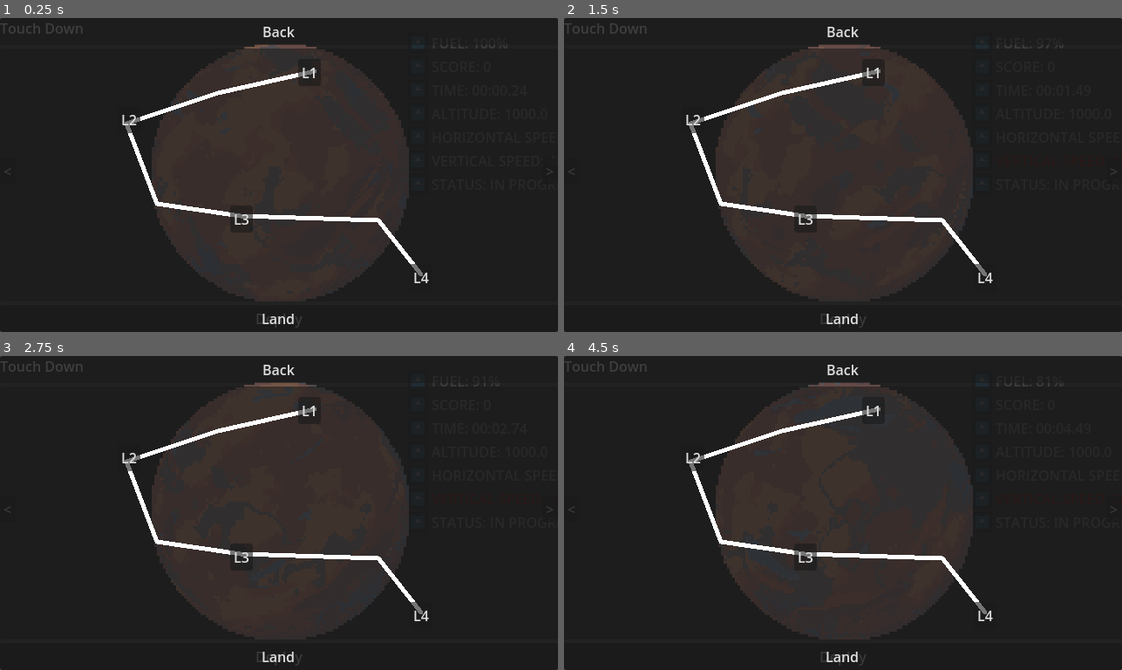
Above: before the commit, frames 1-4 (two rows, left to right).
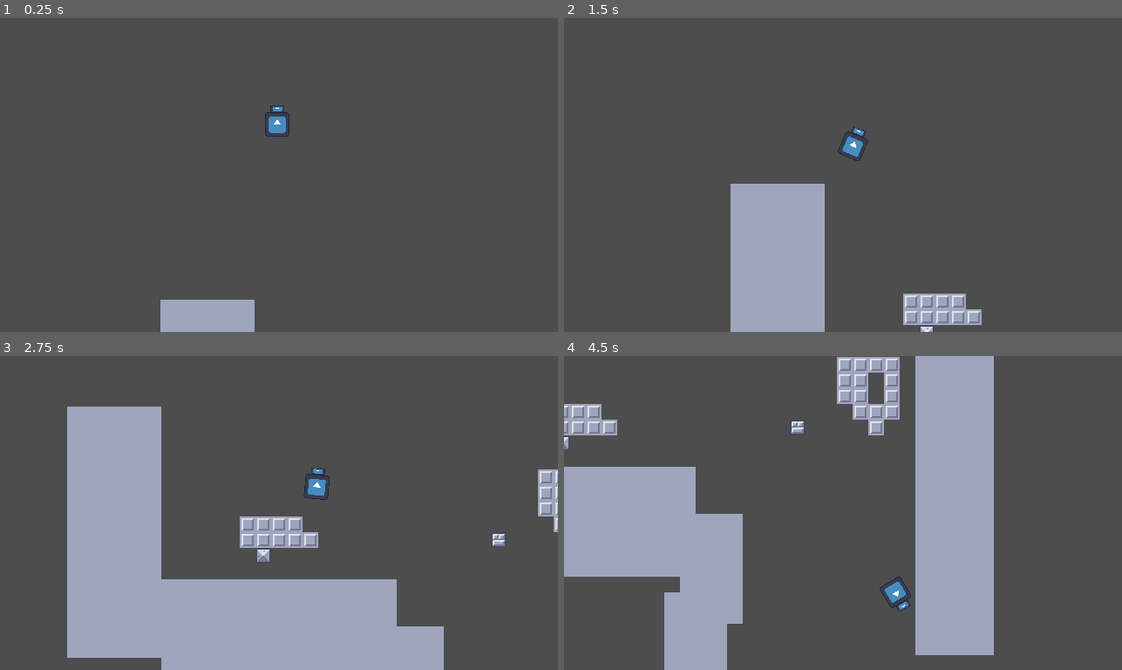
Above: after the commit, the same moments.

Repository: IvanoiuPetrut/touchdown
Game: Godot game, scene res://scenes/game.tscn
Same seed, same stepped clock (60 frames per second), same inputs: the game is played once before the commit and once after it. The engine's default icon, where the game draws it, is replaced by a stand-in: a white triangle on a blue panel in a dark square.
Inputs (mouse positions are in pixels of both pictures, inside the frame that each line leads up to):
- Up to frame 1 (0.25 s): no input
- Up to frame 2 (1.5 s): click (569, 171) at 0.5 s, where only the run before the commit has a clickable "<"; hold E (rotate_right) from 1.28 s (still down); hold Space (boost) from 1.28 s (still down)
- Up to frame 3 (2.75 s): release E (rotate_right) at 2.03 s; release Space (boost) at 2.03 s; hold Q (rotate_left) from 2.03 s (still down); tap Space (boost) at 2.1 s
- Up to frame 4 (4.5 s): release Q (rotate_left) at 2.78 s; hold Space (boost) 2.78-3.53 s; hold E (rotate_right) 2.78-4.28 s; tap Space (boost) at 3.6 s; hold Q (rotate_left) from 4.28 s (still down); hold Space (boost) from 4.28 s (still down)

The runs differ from the first frame. In frame 1, 100% of the frame differs, in the area x 0-100%, y 0-100%; in frame 2, 100%; in frame 3, 100%; in frame 4, 100%.

Commit message:
feat: add load level functionality

Diff:
--- a/scenes/game.tscn
+++ b/scenes/game.tscn
@@ -9,6 +9,7 @@
 script = ExtResource("1_iywne")
 
 [node name="World2D" type="Node2D" parent="."]
+unique_name_in_owner = true
 
 [node name="Player" parent="World2D" instance=ExtResource("1_uwrxv")]
 unique_name_in_owner = true
@@ -26,5 +27,7 @@
 
 [node name="GameUi" parent="GUI" instance=ExtResource("1_lbhrr")]
 unique_name_in_owner = true
+visible = false
 
 [node name="MenuUi" parent="GUI" instance=ExtResource("3_p57ef")]
+visible = false
--- a/scenes/menu_ui.tscn
+++ b/scenes/menu_ui.tscn
@@ -5,30 +5,34 @@
 [ext_resource type="Texture2D" uid="uid://cwx8do1hurwi0" path="res://assets/sprites/worlds/world_1.png" id="2_tner2"]
 [ext_resource type="Texture2D" uid="uid://d24qb5eiqr2vn" path="res://assets/sprites/worlds/world_3.png" id="4_3y6qt"]
 
+[sub_resource type="AtlasTexture" id="AtlasTexture_3rg1l"]
+atlas = ExtResource("2_tner2")
+region = Rect2(864, 0, 96, 96)
+
+[sub_resource type="AtlasTexture" id="AtlasTexture_oa3d6"]
+atlas = ExtResource("2_tner2")
+region = Rect2(0, 0, 96, 96)
+
+[sub_resource type="AtlasTexture" id="AtlasTexture_m2dew"]
+atlas = ExtResource("2_tner2")
+region = Rect2(96, 0, 96, 96)
+
+[sub_resource type="AtlasTexture" id="AtlasTexture_a4f11"]
+atlas = ExtResource("2_tner2")
+region = Rect2(192, 0, 96, 96)
+
+[sub_resource type="AtlasTexture" id="AtlasTexture_c7rnr"]
+atlas = ExtResource("2_tner2")
+region = Rect2(288, 0, 96, 96)
+
+[sub_resource type="AtlasTexture" id="AtlasTexture_c21ss"]
+atlas = ExtResource("2_tner2")
+region = Rect2(384, 0, 96, 96)
+
 [sub_resource type="AtlasTexture" id="AtlasTexture_pvt8j"]
 atlas = ExtResource("2_tner2")
 region = Rect2(480, 0, 96, 96)
 
-[sub_resource type="AtlasTexture" id="AtlasTexture_oa3d6"]
-atlas = ExtResource("2_tner2")
-region = Rect2(0, 0, 96, 96)
-
-[sub_resource type="AtlasTexture" id="AtlasTexture_m2dew"]
-atlas = ExtResource("2_tner2")
-region = Rect2(96, 0, 96, 96)
-
-[sub_resource type="AtlasTexture" id="AtlasTexture_a4f11"]
-atlas = ExtResource("2_tner2")
-region = Rect2(192, 0, 96, 96)
-
-[sub_resource type="AtlasTexture" id="AtlasTexture_c7rnr"]
-atlas = ExtResource("2_tner2")
-region = Rect2(288, 0, 96, 96)
-
-[sub_resource type="AtlasTexture" id="AtlasTexture_c21ss"]
-atlas = ExtResource("2_tner2")
-region = Rect2(384, 0, 96, 96)
-
 [sub_resource type="AtlasTexture" id="AtlasTexture_c53tk"]
 atlas = ExtResource("2_tner2")
 region = Rect2(576, 0, 96, 96)
@@ -40,10 +44,6 @@
 [sub_resource type="AtlasTexture" id="AtlasTexture_60qor"]
 atlas = ExtResource("2_tner2")
 region = Rect2(768, 0, 96, 96)
-
-[sub_resource type="AtlasTexture" id="AtlasTexture_3rg1l"]
-atlas = ExtResource("2_tner2")
-region = Rect2(864, 0, 96, 96)
 
 [sub_resource type="AtlasTexture" id="AtlasTexture_ou5v3"]
 atlas = ExtResource("2_tner2")
@@ -363,118 +363,122 @@
 "speed": 5.0
 }]
 
+[sub_resource type="AtlasTexture" id="AtlasTexture_omwhv"]
+atlas = ExtResource("1_tner2")
+region = Rect2(3168, 0, 96, 96)
+
+[sub_resource type="AtlasTexture" id="AtlasTexture_tner2"]
+atlas = ExtResource("1_tner2")
+region = Rect2(0, 0, 96, 96)
+
+[sub_resource type="AtlasTexture" id="AtlasTexture_3y6qt"]
+atlas = ExtResource("1_tner2")
+region = Rect2(96, 0, 96, 96)
+
+[sub_resource type="AtlasTexture" id="AtlasTexture_ld3xo"]
+atlas = ExtResource("1_tner2")
+region = Rect2(192, 0, 96, 96)
+
+[sub_resource type="AtlasTexture" id="AtlasTexture_whfv8"]
+atlas = ExtResource("1_tner2")
+region = Rect2(288, 0, 96, 96)
+
+[sub_resource type="AtlasTexture" id="AtlasTexture_lhxwq"]
+atlas = ExtResource("1_tner2")
+region = Rect2(384, 0, 96, 96)
+
+[sub_resource type="AtlasTexture" id="AtlasTexture_arfuo"]
+atlas = ExtResource("1_tner2")
+region = Rect2(480, 0, 96, 96)
+
+[sub_resource type="AtlasTexture" id="AtlasTexture_1a8bf"]
+atlas = ExtResource("1_tner2")
+region = Rect2(576, 0, 96, 96)
+
+[sub_resource type="AtlasTexture" id="AtlasTexture_21uf5"]
+atlas = ExtResource("1_tner2")
+region = Rect2(672, 0, 96, 96)
+
+[sub_resource type="AtlasTexture" id="AtlasTexture_x8av1"]
+atlas = ExtResource("1_tner2")
+region = Rect2(768, 0, 96, 96)
+
+[sub_resource type="AtlasTexture" id="AtlasTexture_yhjg7"]
+atlas = ExtResource("1_tner2")
+region = Rect2(864, 0, 96, 96)
+
+[sub_resource type="AtlasTexture" id="AtlasTexture_gvhmp"]
+atlas = ExtResource("1_tner2")
+region = Rect2(960, 0, 96, 96)
+
+[sub_resource type="AtlasTexture" id="AtlasTexture_nyb0i"]
+atlas = ExtResource("1_tner2")
+region = Rect2(1056, 0, 96, 96)
+
+[sub_resource type="AtlasTexture" id="AtlasTexture_e5886"]
+atlas = ExtResource("1_tner2")
+region = Rect2(1152, 0, 96, 96)
+
+[sub_resource type="AtlasTexture" id="AtlasTexture_a478g"]
+atlas = ExtResource("1_tner2")
+region = Rect2(1248, 0, 96, 96)
+
+[sub_resource type="AtlasTexture" id="AtlasTexture_4cwwr"]
+atlas = ExtResource("1_tner2")
+region = Rect2(1344, 0, 96, 96)
+
+[sub_resource type="AtlasTexture" id="AtlasTexture_ofhdd"]
+atlas = ExtResource("1_tner2")
+region = Rect2(1440, 0, 96, 96)
+
+[sub_resource type="AtlasTexture" id="AtlasTexture_ucw02"]
+atlas = ExtResource("1_tner2")
+region = Rect2(1536, 0, 96, 96)
+
+[sub_resource type="AtlasTexture" id="AtlasTexture_7hjnm"]
+atlas = ExtResource("1_tner2")
+region = Rect2(1632, 0, 96, 96)
+
+[sub_resource type="AtlasTexture" id="AtlasTexture_l5apq"]
+atlas = ExtResource("1_tner2")
+region = Rect2(1728, 0, 96, 96)
+
+[sub_resource type="AtlasTexture" id="AtlasTexture_3fhk7"]
+atlas = ExtResource("1_tner2")
+region = Rect2(1824, 0, 96, 96)
+
+[sub_resource type="AtlasTexture" id="AtlasTexture_ldxmc"]
+atlas = ExtResource("1_tner2")
+region = Rect2(1920, 0, 96, 96)
+
+[sub_resource type="AtlasTexture" id="AtlasTexture_o0is4"]
+atlas = ExtResource("1_tner2")
+region = Rect2(2016, 0, 96, 96)
+
+[sub_resource type="AtlasTexture" id="AtlasTexture_wiru8"]
+atlas = ExtResource("1_tner2")
+region = Rect2(2112, 0, 96, 96)
+
+[sub_resource type="AtlasTexture" id="AtlasTexture_gsiph"]
+atlas = ExtResource("1_tner2")
+region = Rect2(2208, 0, 96, 96)
+
+[sub_resource type="AtlasTexture" id="AtlasTexture_g765f"]
+atlas = ExtResource("1_tner2")
+region = Rect2(2304, 0, 96, 96)
+
+[sub_resource type="AtlasTexture" id="AtlasTexture_buf4k"]
+atlas = ExtResource("1_tner2")
+region = Rect2(2400, 0, 96, 96)
+
+[sub_resource type="AtlasTexture" id="AtlasTexture_dvoa0"]
+atlas = ExtResource("1_tner2")
+region = Rect2(2496, 0, 96, 96)
+
 [sub_resource type="AtlasTexture" id="AtlasTexture_mixca"]
 atlas = ExtResource("1_tner2")
 region = Rect2(2592, 0, 96, 96)
 
-[sub_resource type="AtlasTexture" id="AtlasTexture_tner2"]
-atlas = ExtResource("1_tner2")
-region = Rect2(0, 0, 96, 96)
-
-[sub_resource type="AtlasTexture" id="AtlasTexture_3y6qt"]
-atlas = ExtResource("1_tner2")
-region = Rect2(96, 0, 96, 96)
-
-[sub_resource type="AtlasTexture" id="AtlasTexture_ld3xo"]
-atlas = ExtResource("1_tner2")
-region = Rect2(192, 0, 96, 96)
-
-[sub_resource type="AtlasTexture" id="AtlasTexture_whfv8"]
-atlas = ExtResource("1_tner2")
-region = Rect2(288, 0, 96, 96)
-
-[sub_resource type="AtlasTexture" id="AtlasTexture_lhxwq"]
-atlas = ExtResource("1_tner2")
-region = Rect2(384, 0, 96, 96)
-
-[sub_resource type="AtlasTexture" id="AtlasTexture_arfuo"]
-atlas = ExtResource("1_tner2")
-region = Rect2(480, 0, 96, 96)
-
-[sub_resource type="AtlasTexture" id="AtlasTexture_1a8bf"]
-atlas = ExtResource("1_tner2")
-region = Rect2(576, 0, 96, 96)
-
-[sub_resource type="AtlasTexture" id="AtlasTexture_21uf5"]
-atlas = ExtResource("1_tner2")
-region = Rect2(672, 0, 96, 96)
-
-[sub_resource type="AtlasTexture" id="AtlasTexture_x8av1"]
-atlas = ExtResource("1_tner2")
-region = Rect2(768, 0, 96, 96)
-
-[sub_resource type="AtlasTexture" id="AtlasTexture_yhjg7"]
-atlas = ExtResource("1_tner2")
-region = Rect2(864, 0, 96, 96)
-
-[sub_resource type="AtlasTexture" id="AtlasTexture_gvhmp"]
-atlas = ExtResource("1_tner2")
-region = Rect2(960, 0, 96, 96)
-
-[sub_resource type="AtlasTexture" id="AtlasTexture_nyb0i"]
-atlas = ExtResource("1_tner2")
-region = Rect2(1056, 0, 96, 96)
-
-[sub_resource type="AtlasTexture" id="AtlasTexture_e5886"]
-atlas = ExtResource("1_tner2")
-region = Rect2(1152, 0, 96, 96)
-
-[sub_resource type="AtlasTexture" id="AtlasTexture_a478g"]
-atlas = ExtResource("1_tner2")
-region = Rect2(1248, 0, 96, 96)
-
-[sub_resource type="AtlasTexture" id="AtlasTexture_4cwwr"]
-atlas = ExtResource("1_tner2")
-region = Rect2(1344, 0, 96, 96)
-
-[sub_resource type="AtlasTexture" id="AtlasTexture_ofhdd"]
-atlas = ExtResource("1_tner2")
-region = Rect2(1440, 0, 96, 96)
-
-[sub_resource type="AtlasTexture" id="AtlasTexture_ucw02"]
-atlas = ExtResource("1_tner2")
-region = Rect2(1536, 0, 96, 96)
-
-[sub_resource type="AtlasTexture" id="AtlasTexture_7hjnm"]
-atlas = ExtResource("1_tner2")
-region = Rect2(1632, 0, 96, 96)
-
-[sub_resource type="AtlasTexture" id="AtlasTexture_l5apq"]
-atlas = ExtResource("1_tner2")
-region = Rect2(1728, 0, 96, 96)
-
-[sub_resource type="AtlasTexture" id="AtlasTexture_3fhk7"]
-atlas = ExtResource("1_tner2")
-region = Rect2(1824, 0, 96, 96)
-
-[sub_resource type="AtlasTexture" id="AtlasTexture_ldxmc"]
-atlas = ExtResource("1_tner2")
-region = Rect2(1920, 0, 96, 96)
-
-[sub_resource type="AtlasTexture" id="AtlasTexture_o0is4"]
-atlas = ExtResource("1_tner2")
-region = Rect2(2016, 0, 96, 96)
-
-[sub_resource type="AtlasTexture" id="AtlasTexture_wiru8"]
-atlas = ExtResource("1_tner2")
-region = Rect2(2112, 0, 96, 96)
-
-[sub_resource type="AtlasTexture" id="AtlasTexture_gsiph"]
-atlas = ExtResource("1_tner2")
-region = Rect2(2208, 0, 96, 96)
-
-[sub_resource type="AtlasTexture" id="AtlasTexture_g765f"]
-atlas = ExtResource("1_tner2")
-region = Rect2(2304, 0, 96, 96)
-
-[sub_resource type="AtlasTexture" id="AtlasTexture_buf4k"]
-atlas = ExtResource("1_tner2")
-region = Rect2(2400, 0, 96, 96)
-
-[sub_resource type="AtlasTexture" id="AtlasTexture_dvoa0"]
-atlas = ExtResource("1_tner2")
-region = Rect2(2496, 0, 96, 96)
-
 [sub_resource type="AtlasTexture" id="AtlasTexture_7tab5"]
 atlas = ExtResource("1_tner2")
 region = Rect2(2688, 0, 96, 96)
@@ -494,10 +498,6 @@
 [sub_resource type="AtlasTexture" id="AtlasTexture_73fxr"]
 atlas = ExtResource("1_tner2")
 region = Rect2(3072, 0, 96, 96)
-
-[sub_resource type="AtlasTexture" id="AtlasTexture_omwhv"]
-atlas = ExtResource("1_tner2")
-region = Rect2(3168, 0, 96, 96)
 
 [sub_resource type="AtlasTexture" id="AtlasTexture_eomnf"]
 atlas = ExtResource("1_tner2")
@@ -721,118 +721,122 @@
 "speed": 7.0
 }]
 
+[sub_resource type="AtlasTexture" id="AtlasTexture_lvtpo"]
+atlas = ExtResource("4_3y6qt")
+region = Rect2(3168, 0, 96, 96)
+
+[sub_resource type="AtlasTexture" id="AtlasTexture_ljdrx"]
+atlas = ExtResource("4_3y6qt")
+region = Rect2(0, 0, 96, 96)
+
+[sub_resource type="AtlasTexture" id="AtlasTexture_1fdgy"]
+atlas = ExtResource("4_3y6qt")
+region = Rect2(96, 0, 96, 96)
+
+[sub_resource type="AtlasTexture" id="AtlasTexture_xlb21"]
+atlas = ExtResource("4_3y6qt")
+region = Rect2(192, 0, 96, 96)
+
+[sub_resource type="AtlasTexture" id="AtlasTexture_mmd6c"]
+atlas = ExtResource("4_3y6qt")
+region = Rect2(288, 0, 96, 96)
+
+[sub_resource type="AtlasTexture" id="AtlasTexture_7sj17"]
+atlas = ExtResource("4_3y6qt")
+region = Rect2(384, 0, 96, 96)
+
+[sub_resource type="AtlasTexture" id="AtlasTexture_1rfgo"]
+atlas = ExtResource("4_3y6qt")
+region = Rect2(480, 0, 96, 96)
+
+[sub_resource type="AtlasTexture" id="AtlasTexture_a5dhk"]
+atlas = ExtResource("4_3y6qt")
+region = Rect2(576, 0, 96, 96)
+
+[sub_resource type="AtlasTexture" id="AtlasTexture_4dp32"]
+atlas = ExtResource("4_3y6qt")
+region = Rect2(672, 0, 96, 96)
+
+[sub_resource type="AtlasTexture" id="AtlasTexture_rfnye"]
+atlas = ExtResource("4_3y6qt")
+region = Rect2(768, 0, 96, 96)
+
+[sub_resource type="AtlasTexture" id="AtlasTexture_1slev"]
+atlas = ExtResource("4_3y6qt")
+region = Rect2(864, 0, 96, 96)
+
+[sub_resource type="AtlasTexture" id="AtlasTexture_cj131"]
+atlas = ExtResource("4_3y6qt")
+region = Rect2(960, 0, 96, 96)
+
+[sub_resource type="AtlasTexture" id="AtlasTexture_rpxx4"]
+atlas = ExtResource("4_3y6qt")
+region = Rect2(1056, 0, 96, 96)
+
+[sub_resource type="AtlasTexture" id="AtlasTexture_t78hc"]
+atlas = ExtResource("4_3y6qt")
+region = Rect2(1152, 0, 96, 96)
+
+[sub_resource type="AtlasTexture" id="AtlasTexture_u84mi"]
+atlas = ExtResource("4_3y6qt")
+region = Rect2(1248, 0, 96, 96)
+
+[sub_resource type="AtlasTexture" id="AtlasTexture_o2eur"]
+atlas = ExtResource("4_3y6qt")
+region = Rect2(1344, 0, 96, 96)
+
+[sub_resource type="AtlasTexture" id="AtlasTexture_klmim"]
+atlas = ExtResource("4_3y6qt")
+region = Rect2(1440, 0, 96, 96)
+
+[sub_resource type="AtlasTexture" id="AtlasTexture_tuk1g"]
+atlas = ExtResource("4_3y6qt")
+region = Rect2(1536, 0, 96, 96)
+
+[sub_resource type="AtlasTexture" id="AtlasTexture_osxti"]
+atlas = ExtResource("4_3y6qt")
+region = Rect2(1632, 0, 96, 96)
+
+[sub_resource type="AtlasTexture" id="AtlasTexture_1fo2t"]
+atlas = ExtResource("4_3y6qt")
+region = Rect2(1728, 0, 96, 96)
+
+[sub_resource type="AtlasTexture" id="AtlasTexture_xyigp"]
+atlas = ExtResource("4_3y6qt")
+region = Rect2(1824, 0, 96, 96)
+
+[sub_resource type="AtlasTexture" id="AtlasTexture_jl5i1"]
+atlas = ExtResource("4_3y6qt")
+region = Rect2(1920, 0, 96, 96)
+
+[sub_resource type="AtlasTexture" id="AtlasTexture_o0w74"]
+atlas = ExtResource("4_3y6qt")
+region = Rect2(2016, 0, 96, 96)
+
+[sub_resource type="AtlasTexture" id="AtlasTexture_mr7vo"]
+atlas = ExtResource("4_3y6qt")
+region = Rect2(2112, 0, 96, 96)
+
+[sub_resource type="AtlasTexture" id="AtlasTexture_lje4x"]
+atlas = ExtResource("4_3y6qt")
+region = Rect2(2208, 0, 96, 96)
+
+[sub_resource type="AtlasTexture" id="AtlasTexture_3aq1v"]
+atlas = ExtResource("4_3y6qt")
+region = Rect2(2304, 0, 96, 96)
+
+[sub_resource type="AtlasTexture" id="AtlasTexture_7kcea"]
+atlas = ExtResource("4_3y6qt")
+region = Rect2(2400, 0, 96, 96)
+
+[sub_resource type="AtlasTexture" id="AtlasTexture_v0tb3"]
+atlas = ExtResource("4_3y6qt")
+region = Rect2(2496, 0, 96, 96)
+
 [sub_resource type="AtlasTexture" id="AtlasTexture_2dvn2"]
 atlas = ExtResource("4_3y6qt")
 region = Rect2(2592, 0, 96, 96)
 
-[sub_resource type="AtlasTexture" id="AtlasTexture_ljdrx"]
-atlas = ExtResource("4_3y6qt")
-region = Rect2(0, 0, 96, 96)
-
-[sub_resource type="AtlasTexture" id="AtlasTexture_1fdgy"]
-atlas = ExtResource("4_3y6qt")
-region = Rect2(96, 0, 96, 96)
-
-[sub_resource type="AtlasTexture" id="AtlasTexture_xlb21"]
-atlas = ExtResource("4_3y6qt")
-region = Rect2(192, 0, 96, 96)
-
-[sub_resource type="AtlasTexture" id="AtlasTexture_mmd6c"]
-atlas = ExtResource("4_3y6qt")
-region = Rect2(288, 0, 96, 96)
-
-[sub_resource type="AtlasTexture" id="AtlasTexture_7sj17"]
-atlas = ExtResource("4_3y6qt")
-region = Rect2(384, 0, 96, 96)
-
-[sub_resource type="AtlasTexture" id="AtlasTexture_1rfgo"]
-atlas = ExtResource("4_3y6qt")
-region = Rect2(480, 0, 96, 96)
-
-[sub_resource type="AtlasTexture" id="AtlasTexture_a5dhk"]
-atlas = ExtResource("4_3y6qt")
-region = Rect2(576, 0, 96, 96)
-
-[sub_resource type="AtlasTexture" id="AtlasTexture_4dp32"]
-atlas = ExtResource("4_3y6qt")
-region = Rect2(672, 0, 96, 96)
-
-[sub_resource type="AtlasTexture" id="AtlasTexture_rfnye"]
-atlas = ExtResource("4_3y6qt")
-region = Rect2(768, 0, 96, 96)
-
-[sub_resource type="AtlasTexture" id="AtlasTexture_1slev"]
-atlas = ExtResource("4_3y6qt")
-region = Rect2(864, 0, 96, 96)
-
-[sub_resource type="AtlasTexture" id="AtlasTexture_cj131"]
-atlas = ExtResource("4_3y6qt")
-region = Rect2(960, 0, 96, 96)
-
-[sub_resource type="AtlasTexture" id="AtlasTexture_rpxx4"]
-atlas = ExtResource("4_3y6qt")
-region = Rect2(1056, 0, 96, 96)
-
-[sub_resource type="AtlasTexture" id="AtlasTexture_t78hc"]
-atlas = ExtResource("4_3y6qt")
-region = Rect2(1152, 0, 96, 96)
-
-[sub_resource type="AtlasTexture" id="AtlasTexture_u84mi"]
-atlas = ExtResource("4_3y6qt")
-region = Rect2(1248, 0, 96, 96)
-
-[sub_resource type="AtlasTexture" id="AtlasTexture_o2eur"]
-atlas = ExtResource("4_3y6qt")
-region = Rect2(1344, 0, 96, 96)
-
-[sub_resource type="AtlasTexture" id="AtlasTexture_klmim"]
-atlas = ExtResource("4_3y6qt")
-region = Rect2(1440, 0, 96, 96)
-
-[sub_resource type="AtlasTexture" id="AtlasTexture_tuk1g"]
-atlas = ExtResource("4_3y6qt")
-region = Rect2(1536, 0, 96, 96)
-
-[sub_resource type="AtlasTexture" id="AtlasTexture_osxti"]
-atlas = ExtResource("4_3y6qt")
-region = Rect2(1632, 0, 96, 96)
-
-[sub_resource type="AtlasTexture" id="AtlasTexture_1fo2t"]
-atlas = ExtResource("4_3y6qt")
-region = Rect2(1728, 0, 96, 96)
-
-[sub_resource type="AtlasTexture" id="AtlasTexture_xyigp"]
-atlas = ExtResource("4_3y6qt")
-region = Rect2(1824, 0, 96, 96)
-
-[sub_resource type="AtlasTexture" id="AtlasTexture_jl5i1"]
-atlas = ExtResource("4_3y6qt")
-region = Rect2(1920, 0, 96, 96)
-
-[sub_resource type="AtlasTexture" id="AtlasTexture_o0w74"]
-atlas = ExtResource("4_3y6qt")
-region = Rect2(2016, 0, 96, 96)
-
-[sub_resource type="AtlasTexture" id="AtlasTexture_mr7vo"]
-atlas = ExtResource("4_3y6qt")
-region = Rect2(2112, 0, 96, 96)
-
-[sub_resource type="AtlasTexture" id="AtlasTexture_lje4x"]
-atlas = ExtResource("4_3y6qt")
-region = Rect2(2208, 0, 96, 96)
-
-[sub_resource type="AtlasTexture" id="AtlasTexture_3aq1v"]
-atlas = ExtResource("4_3y6qt")
-region = Rect2(2304, 0, 96, 96)
-
-[sub_resource type="AtlasTexture" id="AtlasTexture_7kcea"]
-atlas = ExtResource("4_3y6qt")
-region = Rect2(2400, 0, 96, 96)
-
-[sub_resource type="AtlasTexture" id="AtlasTexture_v0tb3"]
-atlas = ExtResource("4_3y6qt")
-region = Rect2(2496, 0, 96, 96)
-
 [sub_resource type="AtlasTexture" id="AtlasTexture_k6wsw"]
 atlas = ExtResource("4_3y6qt")
 region = Rect2(2688, 0, 96, 96)
@@ -852,10 +856,6 @@
 [sub_resource type="AtlasTexture" id="AtlasTexture_g432k"]
 atlas = ExtResource("4_3y6qt")
 region = Rect2(3072, 0, 96, 96)
-
-[sub_resource type="AtlasTexture" id="AtlasTexture_lvtpo"]
-atlas = ExtResource("4_3y6qt")
-region = Rect2(3168, 0, 96, 96)
 
 [sub_resource type="AtlasTexture" id="AtlasTexture_jw7sn"]
 atlas = ExtResource("4_3y6qt")
@@ -1107,11 +1107,11 @@
 [node name="Planet1" type="TextureRect" parent="PanelContainerMenu/VBoxContainer/HBoxWorldSelector"]
 layout_mode = 2
 size_flags_horizontal = 6
-texture = SubResource("AtlasTexture_pvt8j")
+texture = SubResource("AtlasTexture_3rg1l")
 expand_mode = 2
 script = ExtResource("1_b5e6c")
 sprites = SubResource("SpriteFrames_4tn76")
-frame_index = 5
+frame_index = 9
 auto_play = true
 playing = true
 
@@ -1119,11 +1119,11 @@
 visible = false
 layout_mode = 2
 size_flags_horizontal = 6
-texture = SubResource("AtlasTexture_mixca")
+texture = SubResource("AtlasTexture_omwhv")
 expand_mode = 2
 script = ExtResource("1_b5e6c")
 sprites = SubResource("SpriteFrames_b5e6c")
-frame_index = 27
+frame_index = 33
 auto_play = true
 playing = true
 
@@ -1131,11 +1131,11 @@
 visible = false
 layout_mode = 2
 size_flags_horizontal = 6
-texture = SubResource("AtlasTexture_2dvn2")
+texture = SubResource("AtlasTexture_lvtpo")
 expand_mode = 2
 script = ExtResource("1_b5e6c")
 sprites = SubResource("SpriteFrames_01m71")
-frame_index = 27
+frame_index = 33
 auto_play = true
 playing = true
 
--- a/scripts/game_manager.gd
+++ b/scripts/game_manager.gd
@@ -3,6 +3,8 @@
 # References
 @onready var player = %Player
 @onready var game_ui = %GameUi
+@onready var world: Node2D = %World2D
+
 
 # Game state
 var current_level = 1
@@ -10,6 +12,28 @@
 var high_score = 0
 
 func _ready():
+	# Load level 1 from world 1
+	#var level_path = "res://scenes/levels/world_1/level_2.tscn"
+	#var level_scene = load(level_path)
+	#var newLevel = level_scene.instantiate()
+	#world.add_child(newLevel)
+	_change_level(1, 2)
+	#var level_scene = load(level_path)
+	#if level_scene:
+		#var level_instance = level_scene.instantiate()
+		## Add the level to World2D (assuming it's a direct child of the game manager)
+		#var world_node = $World2D
+		#if world_node:
+			## Remove any existing levels
+			#for child in world_node.get_children():
+				#child.queue_free()
+			## Add the new level
+			#world_node.add_child(level_instance)
+		#else:
+			#push_error("World2D node not found. Make sure it's a direct child of the game manager.")
+	#else:
+		#push_error("Failed to load level: " + level_path)
+
 	# Connect to player stats changed signal
 	player.stats_changed.connect(_update_ui)
 
@@ -75,3 +99,12 @@
 func _handle_successful_landing():
 	# Show success message via mission status
 	game_ui.show_message("SUCCESSFUL LANDING!")
+
+func _change_level(worldNumber: int, levelNumber: int):
+#	res://scenes/levels/world_1/level_1.tscn
+	const FILE_BEGIN = "res://scenes/levels/"
+	var level_path = FILE_BEGIN + "world_" + str(worldNumber) + "/level_" + str(levelNumber) + ".tscn"
+	var level_scene = load(level_path)
+	var newLevel = level_scene.instantiate()
+	world.add_child(newLevel)
+	pass
